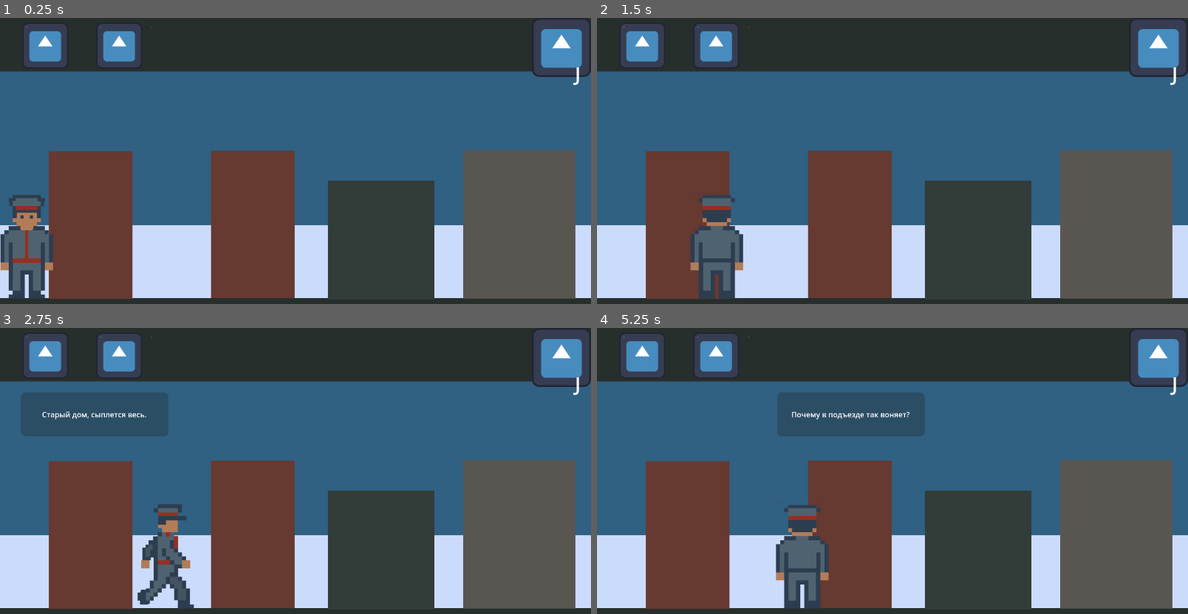
Above: before the commit, frames 1-4 (two rows, left to right).
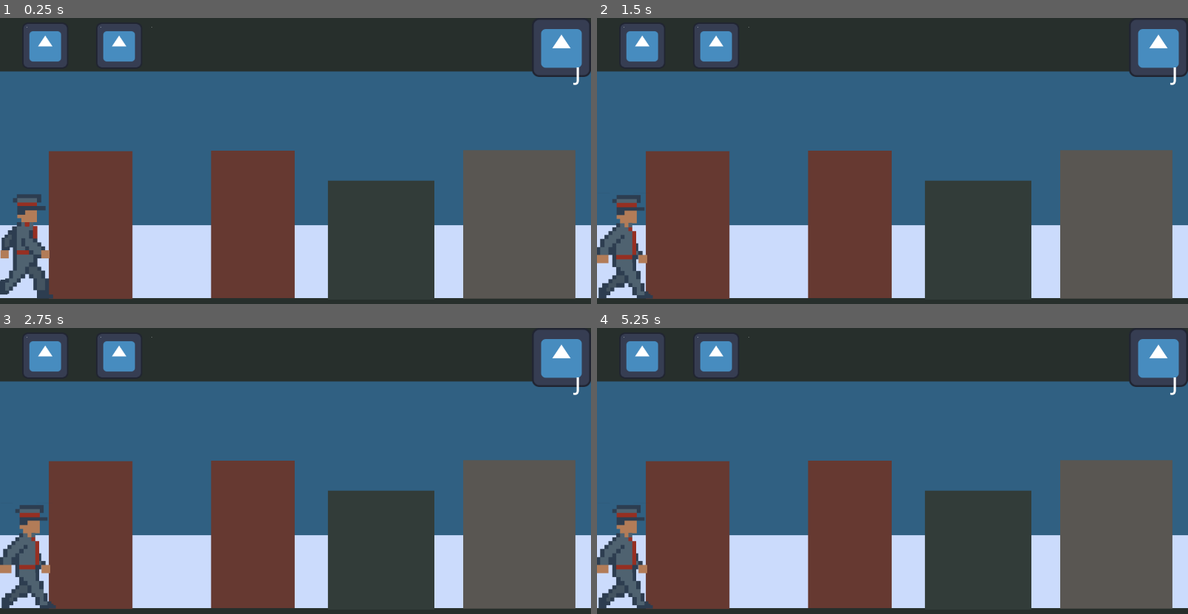
Above: after the commit, the same moments.

Repository: JoshuaWe1t/protocol-41
Game: Godot game, scene res://src/levels/sand_box/sand_box.tscn
Two runs of this game, one before a commit and one after it. Both use one fixed random seed, a clock stepped at 60 frames per second and the inputs below. The engine's default icon, where the game draws it, is replaced by a stand-in: a white triangle on a blue panel in a dark square.
Inputs:
- Up to frame 1 (0.25 s): no input
- Up to frame 2 (1.5 s): hold D (forward) 0.53-1.28 s; tap E (interact) at 0.6, 1.35 s; hold A (backward) from 1.28 s (still down)
- Up to frame 3 (2.75 s): release A (backward) at 2.03 s; hold D (forward) from 2.03 s (still down); tap E (interact) at 2.1 s
- Up to frame 4 (5.25 s): tap E (interact) every 0.75 s from 2.85 to 5.1 s; release D (forward) at 3.53 s; hold A (backward) from 3.53 s (still down)

The runs differ from the first frame. In frame 1, 1.8% of the frame differs, in the area x 0-9%, y 61-99%; in frame 2, 4.2%; in frame 3, 7.4%; in frame 4, 7.9%, in the area x 0-56%, y 22-99%.
Error after the commit: Trying to assign value of type 'Node' to a variable of type 'state.gd'. (res://src/core/state_machines/state_machine.gd:17)

Commit message:
feat(spore_area): Добавить получения уровня спор

Diff:
--- a/src/gameplay/player/player.gd
+++ b/src/gameplay/player/player.gd
@@ -19,6 +19,7 @@
 var is_lift_broken: bool = false
 var current_apartment: int
 var at_door: bool = false
+var at_spore_area: bool = false
 
 func _ready() -> void:
 	dialogue_box.hide()
@@ -40,8 +41,6 @@
 	Events.player_exited_spore_area.connect(_on_exited_spore)
 
 
-
-
 func try_go_up() -> void:
 	if can_up:
 		position.y -= 720
@@ -134,12 +133,13 @@
 	print("Выход из зоны кв | at_door: ", at_door)
 
 
-func _on_entered_spore() -> void:
-	pass
+func _on_entered_spore(spore_level: String) -> void:
+	print("player._on_entered_spore.spore_level: ", spore_level)
+	at_spore_area = true
 
 
 func _on_exited_spore() -> void:
-	pass
+	at_spore_area = false
 
 
 func _on_get_text_line(floor_number: int, apartment_number: int) -> void:
--- a/src/gameplay/player/player.tscn
+++ b/src/gameplay/player/player.tscn
@@ -7,6 +7,7 @@
 [ext_resource type="Script" uid="uid://dy2b16bgka7a1" path="res://src/gameplay/player/move_state.gd" id="4_sjr3t"]
 [ext_resource type="Script" uid="uid://cogdl76u0yshf" path="res://src/gameplay/player/knock_state.gd" id="6_dxsvo"]
 [ext_resource type="Script" uid="uid://xjkeb2ulhdxs" path="res://src/gameplay/player/frozen_state.gd" id="7_kjyqo"]
+[ext_resource type="Script" uid="uid://wb547nyip52h" path="res://src/gameplay/player/use_item_state.gd" id="8_rdc6l"]
 [ext_resource type="PackedScene" uid="uid://h6c6jvosmsgf" path="res://src/ui/hud.tscn" id="8_uia4o"]
 
 [sub_resource type="RectangleShape2D" id="RectangleShape2D_64h4j"]
@@ -72,11 +73,27 @@
 "values": [0, 1, 2, 3, 4]
 }
 
+[sub_resource type="Animation" id="Animation_rdc6l"]
+resource_name = "use_item"
+tracks/0/type = "value"
+tracks/0/imported = false
+tracks/0/enabled = true
+tracks/0/path = NodePath("Sprite2D:frame")
+tracks/0/interp = 1
+tracks/0/loop_wrap = true
+tracks/0/keys = {
+"times": PackedFloat32Array(0.03333333, 0.23333333, 0.46666667, 0.7),
+"transitions": PackedFloat32Array(1, 1, 1, 1),
+"update": 1,
+"values": [8, 8, 8, 8]
+}
+
 [sub_resource type="AnimationLibrary" id="AnimationLibrary_rdc6l"]
 _data = {
 &"RESET": SubResource("Animation_kjyqo"),
 &"idle": SubResource("Animation_dxsvo"),
 &"knock": SubResource("Animation_d3trc"),
+&"use_item": SubResource("Animation_rdc6l"),
 &"walk": SubResource("Animation_uia4o")
 }
 
@@ -128,10 +145,15 @@
 script = ExtResource("7_kjyqo")
 metadata/_custom_type_script = "uid://dd0pbyv5o86oo"
 
+[node name="UseItemState" type="Node" parent="StateMachine"]
+script = ExtResource("8_rdc6l")
+metadata/_custom_type_script = "uid://dd0pbyv5o86oo"
+
 [node name="AnimationPlayer" type="AnimationPlayer" parent="."]
 libraries = {
 &"": SubResource("AnimationLibrary_rdc6l")
 }
+autoplay = "walk"
 
 [node name="DialogueBox" type="PanelContainer" parent="."]
 anchors_preset = -1
Not shown: 1 places in src/gameplay/player/player.tscn that only renumber resources
